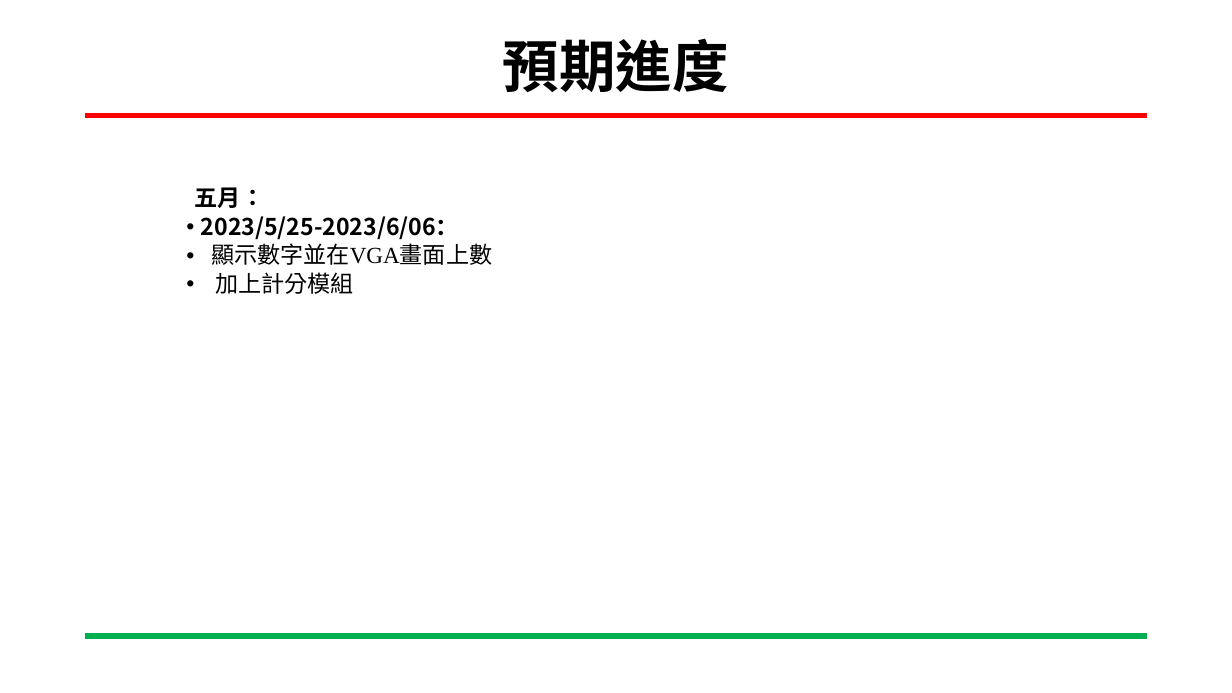
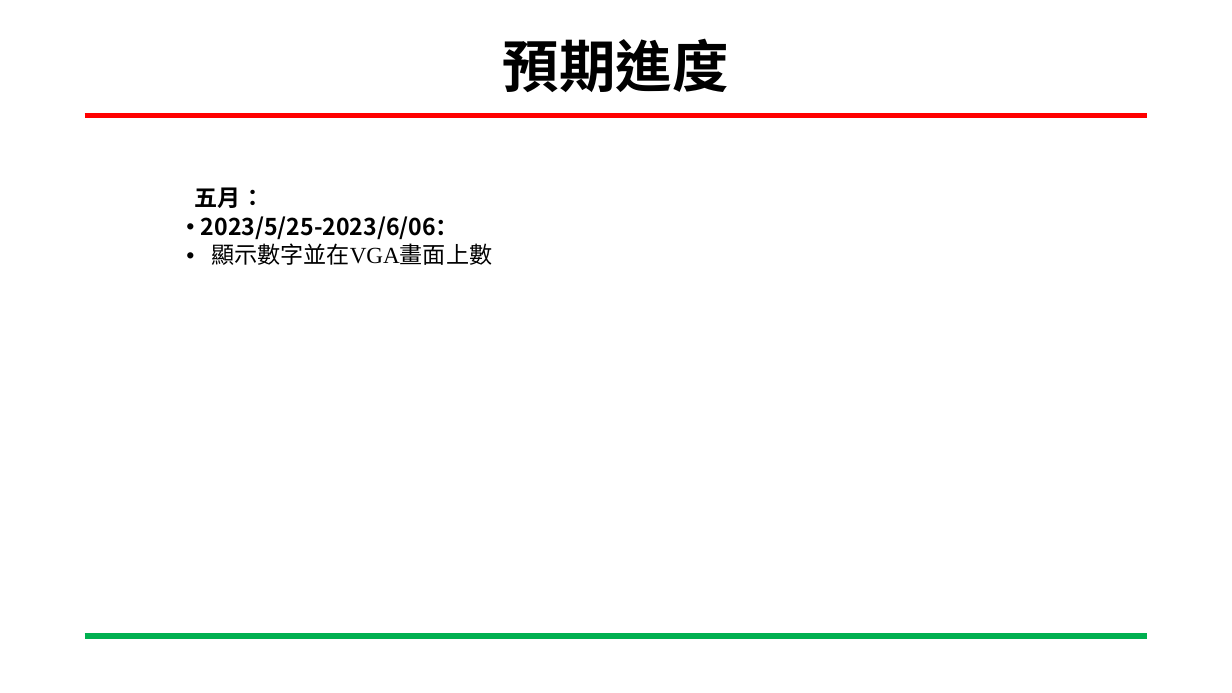
Before and after one commit to ing0331/FPGA, a slide deck: slide 20 of HW6_BRam_VGA/N06-Tutorial/專案進度報告-BRam_VGA-吳東穎-20230517.pptx (slide 22 before the commit). Drawn at 1232x693 pixels with LibreOffice and Linux fonts; fonts in the diff are those of the drawing; background and template pictures are left out. Boxes give left, top, right and bottom in pixels: in the first picture for what was removed or moved away, otherwise in the second. Text is boxed around its words. In the diff, an @@ line names an element or a change of style, - is before the commit and + after.

```diff
--- a/HW6_BRam_VGA/N06-Tutorial/專案進度報告-BRam_VGA-吳東穎-20230517.pptx
+++ b/HW6_BRam_VGA/N06-Tutorial/專案進度報告-BRam_VGA-吳東穎-20230517.pptx
@@ text at bbox=[215, 272, 354, 294]: paragraph removed @@
-      • 加上計分模組
```
Also in this commit, not shown: 4 other slides changed, 2 slides removed, 3 other files.
